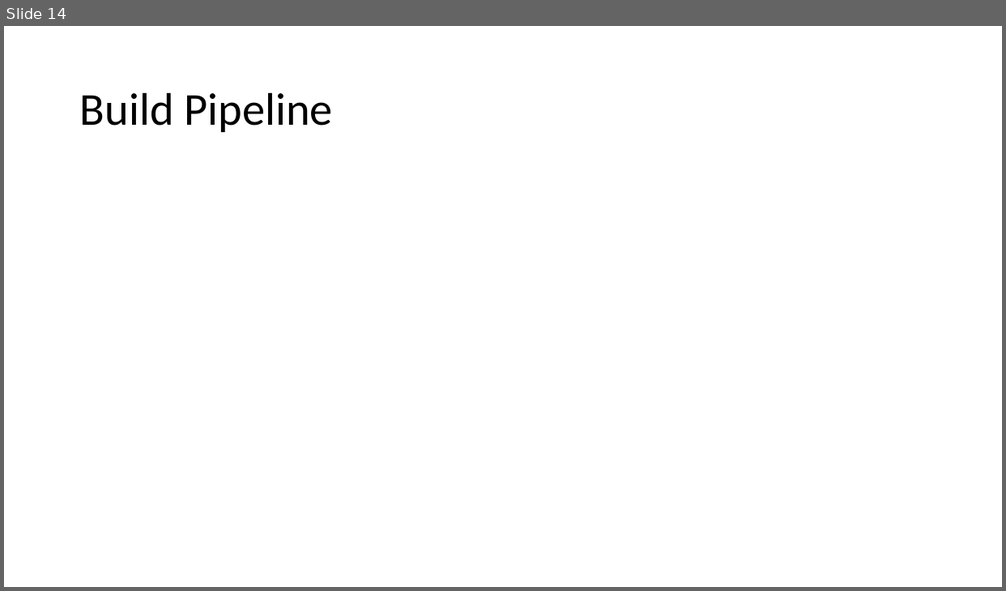
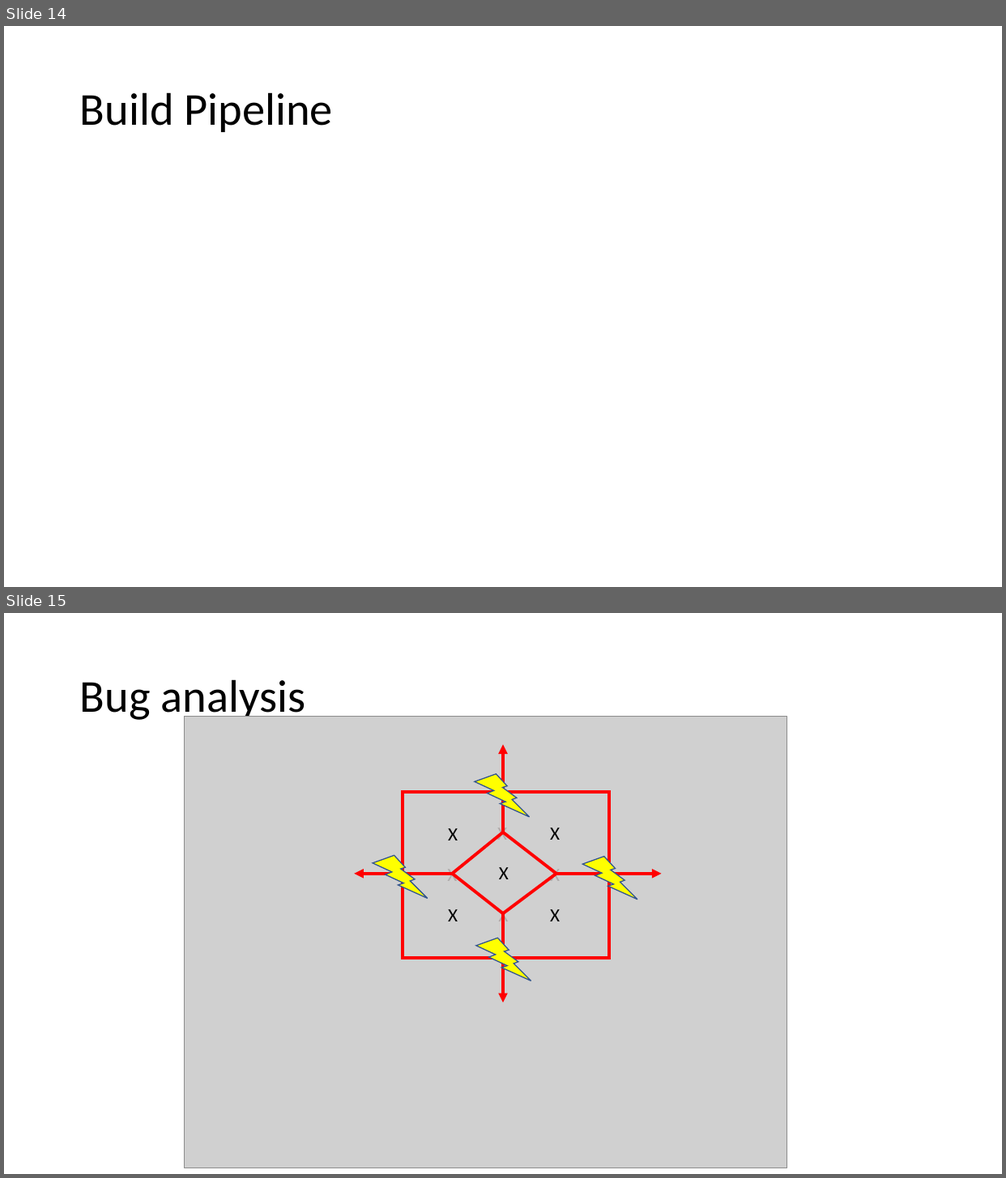
Before and after one commit to iar1000/voronoiagram, a slide deck: presentation.pptx. Shown one above the other, each under a label of ours: slide 14 before the commit, slides 14 and 15 after it. The pictures are 1006x591 and 1006x1178 pixels, drawn with LibreOffice and Linux fonts; fonts in the diff are those of the drawing; grey boxes stand for pictures. Boxes give left, top, right and bottom in pixels: in the first picture for what was removed or moved away, otherwise in the second. Text is boxed around its words. In the diff, an @@ line names an element or a change of style, - is before the commit and + after.

```diff
--- a/presentation.pptx
+++ b/presentation.pptx
@@ slide 15 added at <box>4,613,1002,1174</box>, background #FFFFFF @@
@@ title added at <box>80,679,306,722</box>, 44 pt, text #000000 @@
+Bug analysis
@@ picture added at <box>185,717,787,1169</box> @@
@@ arrow added from (503, 833) to (503, 745), #FF0000 3 pt @@
@@ lightning bolt added at <box>475,774,530,816</box>, fill #FFFF00, outline #325491 1 pt @@
@@ rectangle added at <box>403,792,609,958</box>, outline #FF0000 3 pt @@
@@ text added at <box>448,828,458,841</box>, 18 pt, text #000000 @@
+X
@@ text added at <box>497,824,507,839</box>, 18 pt, text #AFABAB @@
+X
@@ text added at <box>550,828,560,840</box>, 18 pt, text #000000 @@
+X
@@ lightning bolt added at <box>373,855,428,898</box>, fill #FFFF00, outline #325491 1 pt @@
@@ line added from (503, 833) to (453, 874), #FF0000 3 pt @@
@@ line added from (503, 833) to (556, 874), #FF0000 3 pt @@
@@ arrow added from (453, 874) to (355, 874), #FF0000 3 pt @@
@@ text added at <box>447,868,457,879</box>, 18 pt, text #AFABAB @@
+X
@@ line added from (503, 914) to (453, 874), #FF0000 3 pt @@
@@ text added at <box>499,867,509,879</box>, 18 pt, text #000000 @@
+X
@@ line added from (503, 914) to (556, 874), #FF0000 3 pt @@
@@ text added at <box>550,867,560,880</box>, 18 pt, text #AFABAB @@
+X
@@ arrow added from (556, 874) to (661, 874), #FF0000 3 pt @@
@@ lightning bolt added at <box>582,856,637,899</box>, fill #FFFF00, outline #325491 1 pt @@
@@ text added at <box>448,909,458,922</box>, 18 pt, text #000000 @@
+X
@@ text added at <box>498,908,508,926</box>, 18 pt, text #AFABAB @@
+X
@@ arrow added from (503, 914) to (503, 1003), #FF0000 3 pt @@
@@ text added at <box>550,909,560,922</box>, 18 pt, text #000000 @@
+X
@@ lightning bolt added at <box>476,938,531,981</box>, fill #FFFF00, outline #325491 1 pt @@
```
Also in this commit, not shown: 1 slide changed, 1 other slide added.
